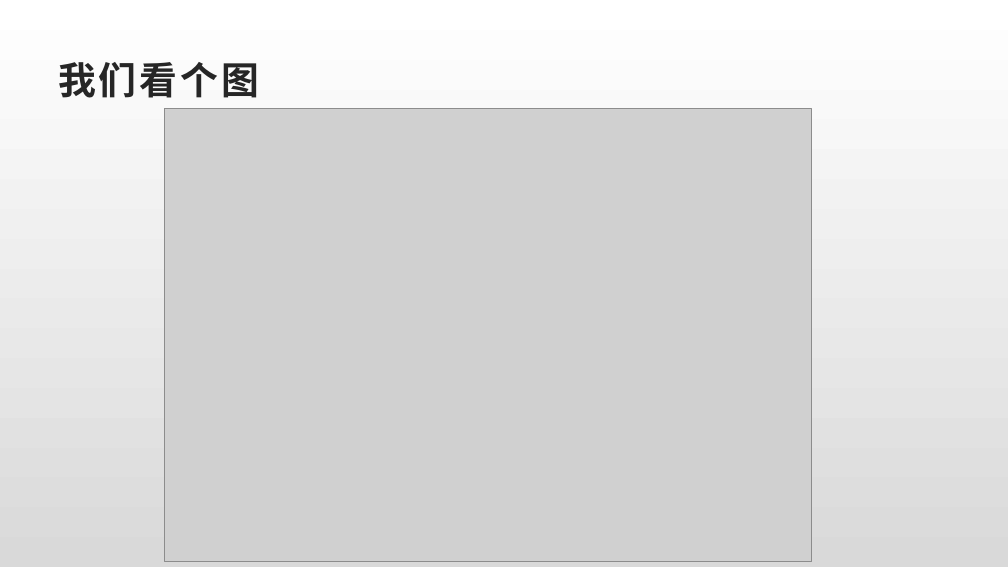
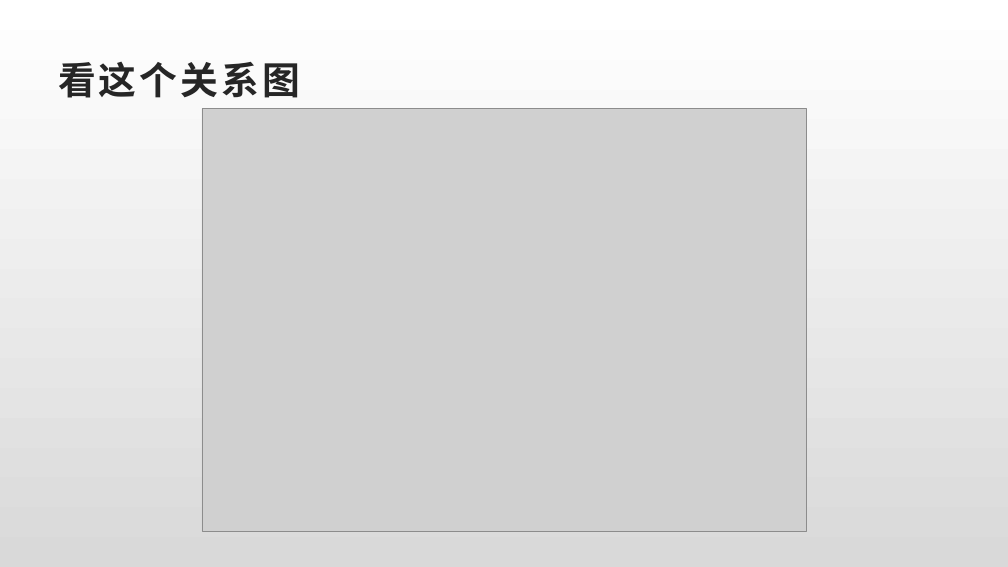
Before and after one commit to llaoj/my-share, a slide deck: slide 4 of gooauth/index.pptx. Drawn at 1008x567 pixels with LibreOffice and Linux fonts; fonts in the diff are those of the drawing; grey boxes stand for pictures. Boxes give left, top, right and bottom in pixels: in the first picture for what was removed or moved away, otherwise in the second. Text is boxed around its words. In the diff, an @@ line names an element or a change of style, - is before the commit and + after.

```diff
--- a/gooauth/index.pptx
+++ b/gooauth/index.pptx
@@ title at (58, 62, 300, 98): text changed @@
-我们看个图
+看这个关系图
@@ picture: place and size @@
-picture at (164, 109, 812, 562)
+picture at (202, 109, 806, 532)
```
Also in this commit, not shown: 2 other slides changed.
